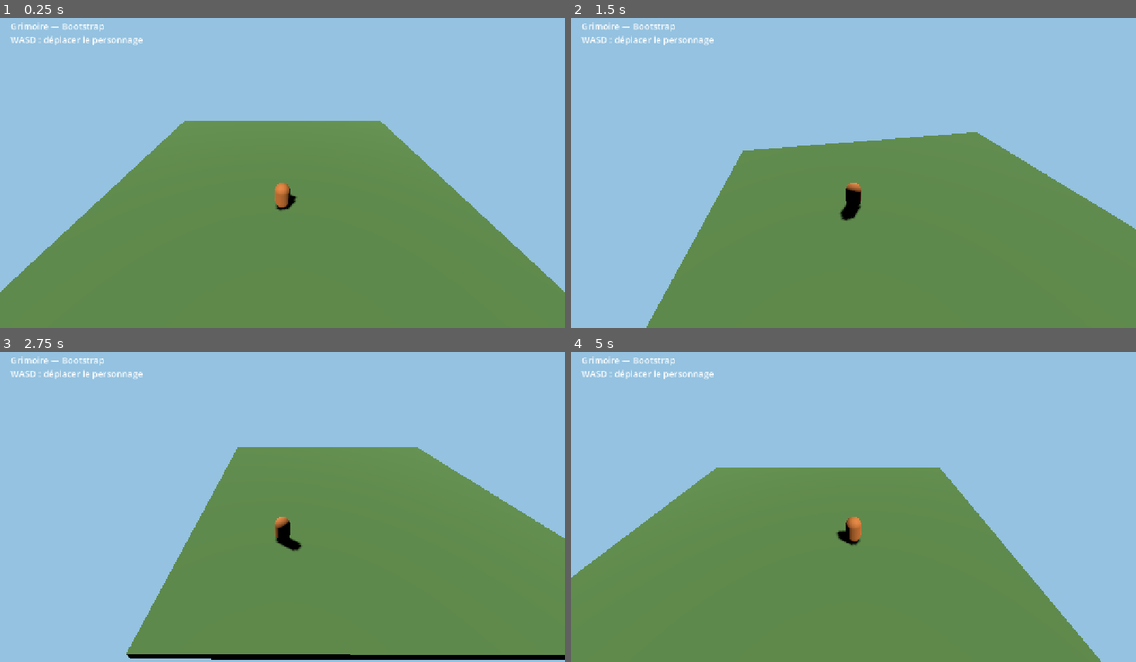
Above: before the commit, frames 1-4 (two rows, left to right).
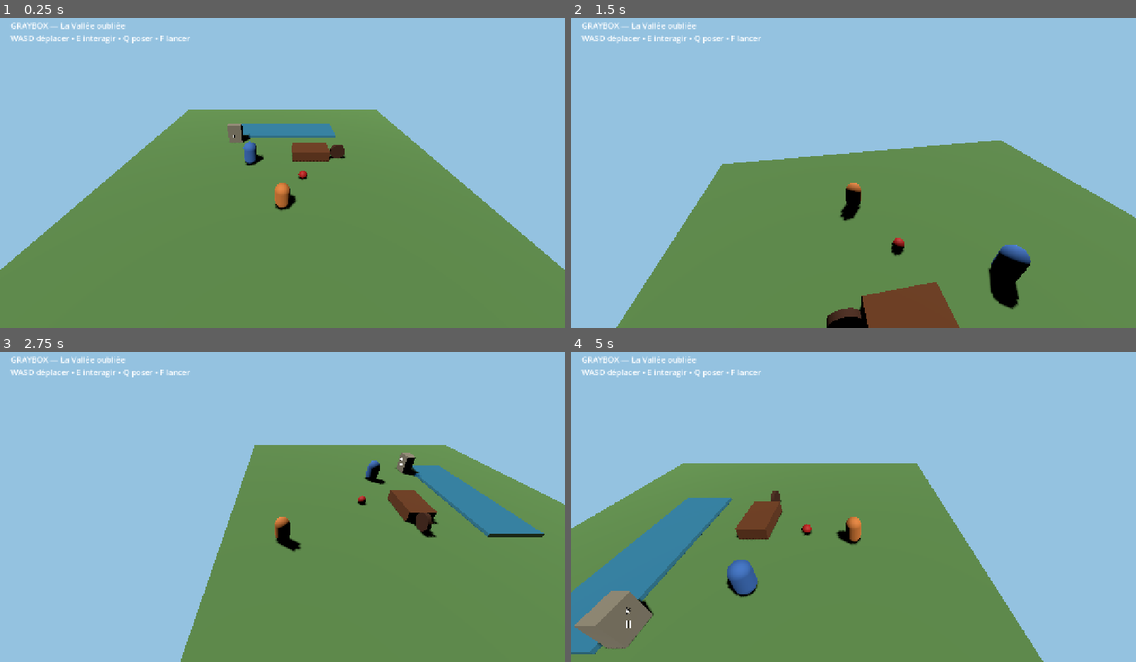
Above: after the commit, the same moments.

Repository: u2987920406-rgb/Grimoire
Game: Godot game, scene res://adventures/forgotten_valley/scenes/bootstrap.tscn
Same seed, same stepped clock (60 frames per second), same inputs: the game is played once before the commit and once after it.
Inputs:
- Up to frame 1 (0.25 s): no input
- Up to frame 2 (1.5 s): tap Enter at 0.5 s; hold D (move_right) 0.53-1.28 s; hold E (interact) 0.53-1.28 s; hold S (move_back) from 1.28 s (still down); tap Q (drop_object) at 1.35 s
- Up to frame 3 (2.75 s): tap E (interact) at 1.55 s; release S (move_back) at 2.03 s; hold D (move_right) from 2.03 s (still down); hold E (interact) from 2.03 s (still down)
- Up to frame 4 (5 s): release D (move_right) at 2.78 s; release E (interact) at 2.78 s; hold W (move_forward) 2.78-3.53 s; tap F (throw_object) at 2.85 s; tap E (interact) at 3.05, 4.55 s; hold E (interact) 3.53-4.28 s; hold A (move_left) from 3.53 s (still down); tap Q (drop_object) at 4.35 s

The runs differ from the first frame. In frame 1, 6.6% of the frame differs, in the area x 0-100%, y 1-89%; in frame 2, 8.4%; in frame 3, 12%; in frame 4, 15%, in the area x 0-94%, y 1-100%.
Error before the commit: Cannot call method 'get_overlapping_bodies' on a null value. (res://core/player/player_controller.gd:73)

Commit message:
feat(adventure): build first interactive graybox

Diff:
--- a/adventures/forgotten_valley/scenes/bootstrap.tscn
+++ b/adventures/forgotten_valley/scenes/bootstrap.tscn
@@ -1,6 +1,13 @@
-[gd_scene load_steps=8 format=3]
-
-[ext_resource type="Script" path="res://core/player/player_controller.gd" id="1_player"]
+[gd_scene load_steps=34 format=3]
+
+[ext_resource type="Script" path="res://adventures/forgotten_valley/scripts/bootstrap.gd" id="1_bootstrap"]
+[ext_resource type="Script" path="res://core/player/player_controller.gd" id="2_player"]
+[ext_resource type="Script" path="res://adventures/forgotten_valley/scripts/apple.gd" id="3_apple"]
+[ext_resource type="Script" path="res://core/physics/water_volume.gd" id="4_water"]
+[ext_resource type="Script" path="res://core/characters/simple_npc.gd" id="5_npc"]
+[ext_resource type="Script" path="res://adventures/forgotten_valley/scripts/cart_wheel.gd" id="6_wheel"]
+[ext_resource type="Script" path="res://adventures/forgotten_valley/scripts/cart.gd" id="7_cart"]
+[ext_resource type="Script" path="res://adventures/forgotten_valley/scripts/ancient_stone.gd" id="8_stone"]
 
 [sub_resource type="CapsuleMesh" id="CapsuleMesh_player"]
 radius = 0.42
@@ -10,21 +17,93 @@
 radius = 0.42
 height = 1.6
 
+[sub_resource type="StandardMaterial3D" id="Material_player"]
+albedo_color = Color(0.84, 0.48, 0.2, 1)
+roughness = 0.8
+
+[sub_resource type="SphereShape3D" id="SphereShape_interaction"]
+radius = 2.15
+
 [sub_resource type="BoxMesh" id="BoxMesh_ground"]
-size = Vector3(22, 0.4, 22)
+size = Vector3(24, 0.4, 24)
 
 [sub_resource type="BoxShape3D" id="BoxShape_ground"]
-size = Vector3(22, 0.4, 22)
+size = Vector3(24, 0.4, 24)
 
 [sub_resource type="StandardMaterial3D" id="Material_ground"]
 albedo_color = Color(0.36, 0.54, 0.28, 1)
 roughness = 1.0
 
-[sub_resource type="StandardMaterial3D" id="Material_player"]
-albedo_color = Color(0.84, 0.48, 0.2, 1)
-roughness = 0.8
+[sub_resource type="SphereMesh" id="SphereMesh_apple"]
+radius = 0.28
+height = 0.56
+
+[sub_resource type="SphereShape3D" id="SphereShape_apple"]
+radius = 0.28
+
+[sub_resource type="StandardMaterial3D" id="Material_apple"]
+albedo_color = Color(0.72, 0.1, 0.08, 1)
+roughness = 0.7
+
+[sub_resource type="BoxMesh" id="BoxMesh_water"]
+size = Vector3(10, 0.35, 3.2)
+
+[sub_resource type="BoxShape3D" id="BoxShape_water"]
+size = Vector3(10, 0.55, 3.2)
+
+[sub_resource type="StandardMaterial3D" id="Material_water"]
+albedo_color = Color(0.16, 0.5, 0.78, 0.72)
+transparency = 1
+roughness = 0.25
+
+[sub_resource type="CapsuleMesh" id="CapsuleMesh_npc"]
+radius = 0.48
+height = 1.8
+
+[sub_resource type="CapsuleShape3D" id="CapsuleShape_npc"]
+radius = 0.48
+height = 1.8
+
+[sub_resource type="StandardMaterial3D" id="Material_npc"]
+albedo_color = Color(0.22, 0.42, 0.72, 1)
+roughness = 0.85
+
+[sub_resource type="CylinderMesh" id="CylinderMesh_wheel"]
+top_radius = 0.58
+bottom_radius = 0.58
+height = 0.24
+radial_segments = 20
+
+[sub_resource type="CylinderShape3D" id="CylinderShape_wheel"]
+radius = 0.58
+height = 0.24
+
+[sub_resource type="StandardMaterial3D" id="Material_wheel"]
+albedo_color = Color(0.28, 0.14, 0.06, 1)
+roughness = 0.9
+
+[sub_resource type="BoxMesh" id="BoxMesh_cart"]
+size = Vector3(2.8, 0.8, 1.7)
+
+[sub_resource type="BoxShape3D" id="BoxShape_cart"]
+size = Vector3(2.8, 0.8, 1.7)
+
+[sub_resource type="StandardMaterial3D" id="Material_cart"]
+albedo_color = Color(0.42, 0.22, 0.08, 1)
+roughness = 0.95
+
+[sub_resource type="BoxMesh" id="BoxMesh_stone"]
+size = Vector3(1.2, 1.8, 0.7)
+
+[sub_resource type="BoxShape3D" id="BoxShape_stone"]
+size = Vector3(1.2, 1.8, 0.7)
+
+[sub_resource type="StandardMaterial3D" id="Material_stone"]
+albedo_color = Color(0.55, 0.52, 0.44, 1)
+roughness = 1.0
 
 [node name="ForgottenValleyBootstrap" type="Node3D"]
+script = ExtResource("1_bootstrap")
 
 [node name="Sun" type="DirectionalLight3D" parent="."]
 rotation_degrees = Vector3(-55, -35, 0)
@@ -41,8 +120,8 @@
 shape = SubResource("BoxShape_ground")
 
 [node name="Player" type="CharacterBody3D" parent="."]
-position = Vector3(0, 1.2, 2.5)
-script = ExtResource("1_player")
+position = Vector3(0, 1.2, 5.5)
+script = ExtResource("2_player")
 
 [node name="Mesh" type="MeshInstance3D" parent="Player"]
 mesh = SubResource("CapsuleMesh_player")
@@ -50,6 +129,17 @@
 
 [node name="Collision" type="CollisionShape3D" parent="Player"]
 shape = SubResource("CapsuleShape_player")
+
+[node name="InteractionArea" type="Area3D" parent="Player"]
+collision_layer = 0
+collision_mask = 1
+monitoring = true
+
+[node name="Collision" type="CollisionShape3D" parent="Player/InteractionArea"]
+shape = SubResource("SphereShape_interaction")
+
+[node name="HoldAnchor" type="Marker3D" parent="Player"]
+position = Vector3(0, 1.0, -0.9)
 
 [node name="CameraRig" type="Node3D" parent="Player"]
 position = Vector3(0, 0.9, 0)
@@ -59,10 +149,151 @@
 rotation_degrees = Vector3(-34, 0, 0)
 current = true
 
-[node name="BootstrapLabel" type="Label" parent="."]
+[node name="Apple" type="RigidBody3D" parent="."]
+position = Vector3(1.4, 0.7, 2.7)
+mass = 0.25
+script = ExtResource("3_apple")
+
+[node name="Mesh" type="MeshInstance3D" parent="Apple"]
+mesh = SubResource("SphereMesh_apple")
+material_override = SubResource("Material_apple")
+
+[node name="Collision" type="CollisionShape3D" parent="Apple"]
+shape = SubResource("SphereShape_apple")
+
+[node name="River" type="Area3D" parent="."]
+position = Vector3(0, 0.25, -5.2)
+collision_layer = 0
+collision_mask = 1
+script = ExtResource("4_water")
+
+[node name="Mesh" type="MeshInstance3D" parent="River"]
+mesh = SubResource("BoxMesh_water")
+material_override = SubResource("Material_water")
+
+[node name="Collision" type="CollisionShape3D" parent="River"]
+shape = SubResource("BoxShape_water")
+
+[node name="CartOwner" type="StaticBody3D" parent="."]
+position = Vector3(-2.4, 1.0, 0.7)
+script = ExtResource("5_npc")
+dialogue_text = "Oh ! Une pomme s'est échappée. Et ma charrette n'a pas l'air d'aller beaucoup mieux…"
+
+[node name="Mesh" type="MeshInstance3D" parent="CartOwner"]
+mesh = SubResource("CapsuleMesh_npc")
+material_override = SubResource("Material_npc")
+
+[node name="Collision" type="CollisionShape3D" parent="CartOwner"]
+shape = SubResource("CapsuleShape_npc")
+
+[node name="Cart" type="StaticBody3D" parent="."]
+position = Vector3(2.2, 0.6, -0.3)
+script = ExtResource("7_cart")
+
+[node name="Mesh" type="MeshInstance3D" parent="Cart"]
+mesh = SubResource("BoxMesh_cart")
+material_override = SubResource("Material_cart")
+
+[node name="Collision" type="CollisionShape3D" parent="Cart"]
+shape = SubResource("BoxShape_cart")
+
+[node name="AxleAnchor" type="Marker3D" parent="Cart"]
+position = Vector3(1.6, 0.0, 0)
+
+[node name="Wheel" type="RigidBody3D" parent="."]
+position = Vector3(4.3, 0.7, 0.0)
+rotation_degrees = Vector3(90, 0, 0)
+mass = 1.2
+script = ExtResource("6_wheel")
+
+[node name="Mesh" type="MeshInstance3D" parent="Wheel"]
+mesh = SubResource("CylinderMesh_wheel")
+material_override = SubResource("Material_wheel")
+
+[node name="Collision" type="CollisionShape3D" parent="Wheel"]
+shape = SubResource("CylinderShape_wheel")
+
+[node name="AncientStone" type="StaticBody3D" parent="."]
+position = Vector3(-4.2, 0.9, -3.0)
+script = ExtResource("8_stone")
+
+[node name="Mesh" type="MeshInstance3D" parent="AncientStone"]
+mesh = SubResource("BoxMesh_stone")
+material_override = SubResource("Material_stone")
+
+[node name="Collision" type="CollisionShape3D" parent="AncientStone"]
+shape = SubResource("BoxShape_stone")
+
+[node name="Symbol" type="Label3D" parent="AncientStone"]
+position = Vector3(0, 0.2, 0.38)
+text = "☀\nIII"
+font_size = 72
+outline_size = 8
+billboard = 1
+
+[node name="UI" type="CanvasLayer" parent="."]
+
+[node name="PromptLabel" type="Label" parent="UI"]
+offset_left = 28.0
+offset_top = 650.0
+offset_right = 880.0
+offset_bottom = 704.0
+text = ""
+theme_override_font_sizes/font_size = 22
+
+[node name="HelpLabel" type="Label" parent="UI"]
 offset_left = 24.0
 offset_top = 20.0
-offset_right = 510.0
-offset_bottom = 74.0
-text = "Grimoire — Bootstrap\nWASD : déplacer le personnage"
-theme_override_font_sizes/font_size = 20
+offset_right = 680.0
+offset_bottom = 90.0
+text = "GRAYBOX — La Vallée oubliée\nWASD déplacer • E interagir • Q poser • F lancer"
+theme_override_font_sizes/font_size = 18
+
+[node name="MessagePanel" type="PanelContainer" parent="UI"]
+offset_left = 260.0
+offset_top = 500.0
+offset_right = 1020.0
+offset_bottom = 620.0
+
+[node name="Margin" type="MarginContainer" parent="UI/MessagePanel"]
+theme_override_constants/margin_left = 20
+theme_override_constants/margin_top = 16
+theme_override_constants/margin_right = 20
+theme_override_constants/margin_bottom = 16
+
+[node name="MessageLabel" type="Label" parent="UI/MessagePanel/Margin"]
+text = ""
+autowrap_mode = 2
+theme_override_font_sizes/font_size = 21
+
+[node name="InspectionPanel" type="PanelContainer" parent="UI"]
+offset_left = 350.0
+offset_top = 145.0
+offset_right = 930.0
+offset_bottom = 560.0
+
+[node name="Margin" type="MarginContainer" parent="UI/InspectionPanel"]
+theme_override_constants/margin_left = 32
+theme_override_constants/margin_top = 28
+theme_override_constants/margin_right = 32
+theme_override_constants/margin_bottom = 28
+
+[node name="VBox" type="VBoxContainer" parent="UI/InspectionPanel/Margin"]
+theme_override_constants/separation = 28
+
+[node name="Title" type="Label" parent="UI/InspectionPanel/Margin/VBox"]
+text = "Inspection"
+horizontal_alignment = 1
+theme_override_font_sizes/font_size = 28
+
+[node name="Detail" type="Label" parent="UI/InspectionPanel/Margin/VBox"]
+text = ""
+horizontal_alignment = 1
+vertical_alignment = 1
+autowrap_mode = 2
+theme_override_font_sizes/font_size = 34
+
+[node name="CloseHint" type="Label" parent="UI/InspectionPanel/Margin/VBox"]
+text = "E ou Échap pour revenir"
+horizontal_alignment = 1
+theme_override_font_sizes/font_size = 16
